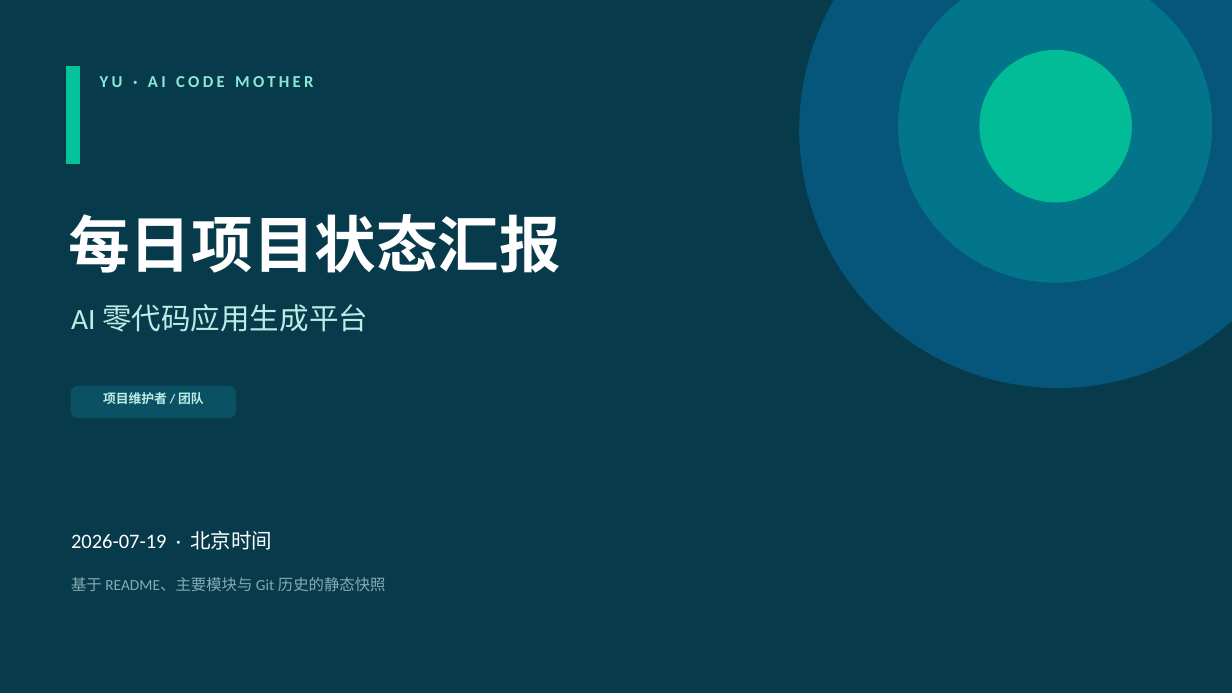
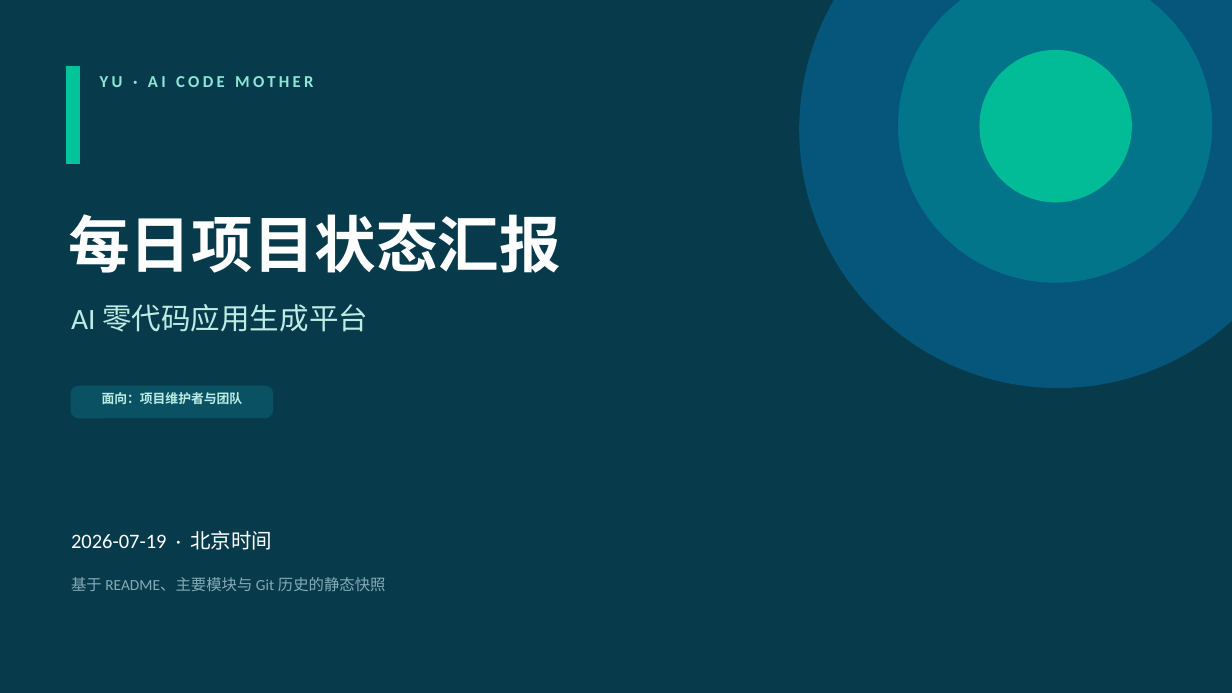
Before and after one commit to liyupi/yu-ai-code-mother, a slide deck: slide 1 of docs/reports/project-status-2026-07-19.pptx. Drawn at 1232x693 pixels with LibreOffice and Linux fonts; fonts in the diff are those of the drawing. Boxes give left, top, right and bottom in pixels: in the first picture for what was removed or moved away, otherwise in the second. Text is boxed around its words. In the diff, an @@ line names an element or a change of style, - is before the commit and + after.

```diff
--- a/docs/reports/project-status-2026-07-19.pptx
+++ b/docs/reports/project-status-2026-07-19.pptx
@@ rounded rectangle: place and size @@
-rounded rectangle at (71,386,236,418)
+rounded rectangle at (71,386,273,418)
@@ text at (102,392,243,404): text changed @@
-项目维护者 / 团队
+面向：项目维护者与团队
```
Also in this commit, not shown: 6 other slides changed.
